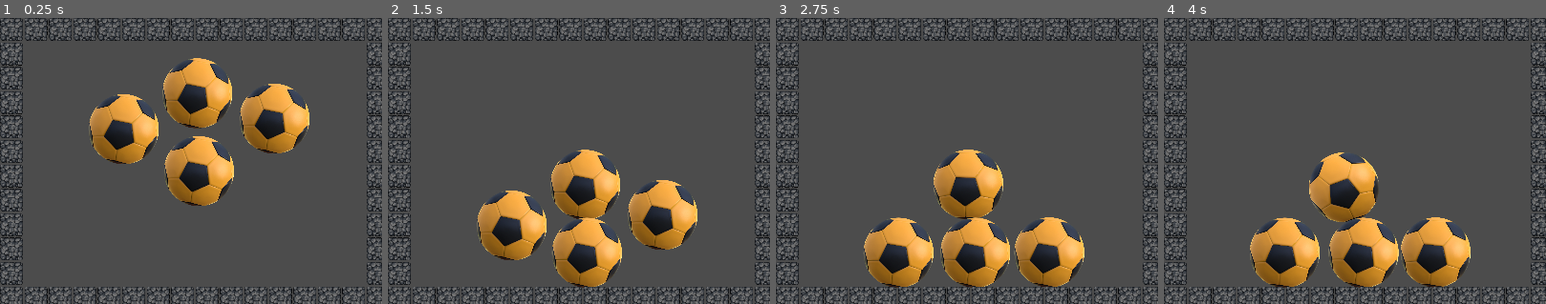
Above: before the commit, frames 1-4 (left to right).
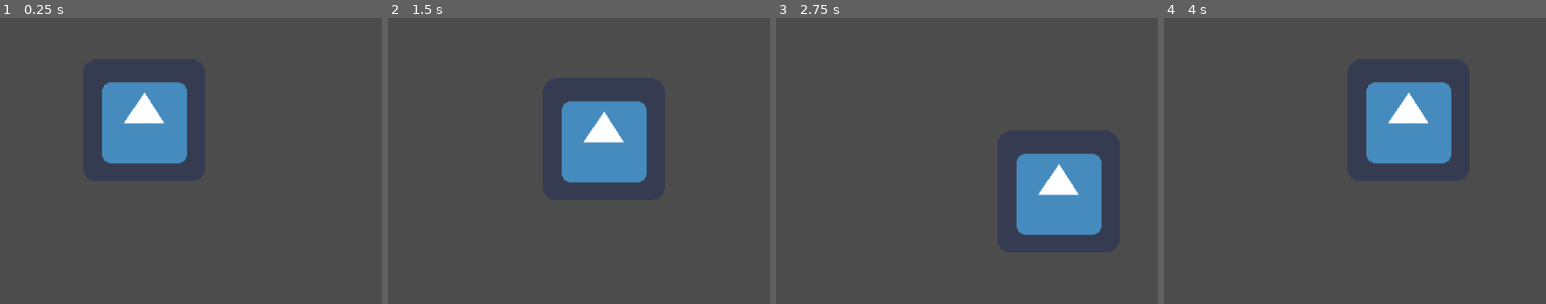
Above: after the commit, the same moments.

Repository: bug-meister-production/godot-1
Game: Godot game, scene res://main.tscn
Two runs of this game, one before a commit and one after it. Both use one fixed random seed, a clock stepped at 60 frames per second and the inputs below. The engine's default icon, where the game draws it, is replaced by a stand-in: a white triangle on a blue panel in a dark square.
Inputs:
- Up to frame 1 (0.25 s): no input
- Up to frame 2 (1.5 s): hold Right (ui_right) 0.53-1.28 s; hold Down (ui_down) from 1.28 s (still down)
- Up to frame 3 (2.75 s): release Down (ui_down) at 2.03 s; hold Right (ui_right) from 2.03 s (still down)
- Up to frame 4 (4 s): release Right (ui_right) at 2.78 s; hold Up (ui_up) 2.78-3.53 s; hold Left (ui_left) from 3.53 s (still down)

The runs differ from the first frame. In frame 1, 26% of the frame differs, in the area x 0-100%, y 0-100%; in frame 2, 29%; in frame 3, 30%; in frame 4, 30%.

Commit message:
bug with hero

Diff:
--- /dev/null
+++ b/KinematicBody2D.gd
@@ -0,0 +1,38 @@
+extends KinematicBody2D
+
+# class member variables go here, for example:
+# var a = 2
+# var b = "textvar"
+const SPEED = 100
+const GRAV = 10
+
+var vel = Vector2();
+
+func _physics_process(delta):
+	if Input.is_action_pressed('ui_left'):
+		print("ok")
+		vel.x = -SPEED
+	elif Input.is_action_pressed('ui_right'):
+		vel.x = SPEED
+	else:
+		vel.x = 0
+
+	if Input.is_action_pressed('ui_up'):
+		vel.y = -SPEED
+	elif Input.is_action_pressed('ui_down'):
+		vel.y = SPEED
+	else:
+		vel.y = 0
+
+	move_and_slide(vel)
+	pass
+
+func _ready():
+	# Called when the node is added to the scene for the first time.
+	# Initialization here
+	pass
+
+#func _process(delta):
+#	# Called every frame. Delta is time since last frame.
+#	# Update game logic here.
+#	pass
--- a/ball.tscn
+++ b/ball.tscn
@@ -8,7 +8,7 @@
 custom_solver_bias = 0.0
 radius = 10.0
 
-[node name="ball" type="RigidBody2D" index="0"]
+[node name="ball" type="RigidBody2D"]
 
 input_pickable = false
 collision_layer = 1
--- /dev/null
+++ b/delete.tscn
@@ -0,0 +1,9 @@
+[gd_scene load_steps=2 format=2]
+
+[ext_resource path="res://hero.tscn" type="PackedScene" id=1]
+
+[node name="Node2D" type="Node2D"]
+
+[node name="Node2D" parent="." index="0" instance=ExtResource( 1 )]
+
+position = Vector2( 58.9483, 22.4429 )
--- /dev/null
+++ b/hero.tscn
@@ -0,0 +1,30 @@
+[gd_scene load_steps=4 format=2]
+
+[ext_resource path="res://KinematicBody2D.gd" type="Script" id=1]
+[ext_resource path="res://icon.png" type="Texture" id=2]
+
+[sub_resource type="RectangleShape2D" id=1]
+
+custom_solver_bias = 0.0
+extents = Vector2( 10, 10 )
+
+[node name="Node2D" type="Node2D"]
+
+[node name="KinematicBody2D" type="KinematicBody2D" parent="." index="0"]
+
+input_pickable = false
+collision_layer = 1
+collision_mask = 1
+collision/safe_margin = 0.08
+script = ExtResource( 1 )
+
+[node name="icon" type="Sprite" parent="KinematicBody2D" index="0"]
+
+position = Vector2( 1.43016, 7.97571 )
+texture = ExtResource( 2 )
+
+[node name="CollisionShape2D" type="CollisionShape2D" parent="KinematicBody2D" index="1"]
+
+position = Vector2( 1.55217, 8.0647 )
+scale = Vector2( 6.36475, 6.30219 )
+shape = SubResource( 1 )
--- a/main.tscn
+++ b/main.tscn
@@ -1,24 +1,35 @@
-[gd_scene load_steps=3 format=2]
+[gd_scene load_steps=4 format=2]
 
-[ext_resource path="res://ball.tscn" type="PackedScene" id=1]
-[ext_resource path="res://wall.tscn" type="PackedScene" id=2]
+[ext_resource path="res://hero.tscn" type="PackedScene" id=1]
+[ext_resource path="res://ball.tscn" type="PackedScene" id=2]
+[ext_resource path="res://wall.tscn" type="PackedScene" id=3]
 
-[node name="Node2D" type="Node2D"]
+[node name="Node2D" type="Node2D" index="0"]
 
-[node name="KinematicBody2D" parent="." index="0" instance=ExtResource( 1 )]
+[node name="hero" parent="." index="0" instance=ExtResource( 1 )]
 
+position = Vector2( 149.42, 99.5112 )
+
+[node name="KinematicBody2D" parent="." index="1" instance=ExtResource( 2 )]
+
+visible = false
 position = Vector2( 129.529, 113.771 )
 
-[node name="KinematicBody2D2" parent="." index="1" instance=ExtResource( 1 )]
+[node name="KinematicBody2D2" parent="." index="2" instance=ExtResource( 2 )]
 
+visible = false
 position = Vector2( 206.56, 76.1209 )
 
-[node name="KinematicBody2D3" parent="." index="2" instance=ExtResource( 1 )]
+[node name="KinematicBody2D3" parent="." index="3" instance=ExtResource( 2 )]
 
+visible = false
 position = Vector2( 287.407, 102.758 )
 
-[node name="KinematicBody2D4" parent="." index="3" instance=ExtResource( 1 )]
+[node name="KinematicBody2D4" parent="." index="4" instance=ExtResource( 2 )]
 
+visible = false
 position = Vector2( 208.297, 157.791 )
 
-[node name="Node2D" parent="." index="4" instance=ExtResource( 2 )]
+[node name="tiles" parent="." index="5" instance=ExtResource( 3 )]
+
+visible = false
--- a/wall.tscn
+++ b/wall.tscn
@@ -36,6 +36,7 @@
 
 [node name="StaticBody2D" type="StaticBody2D" parent="." index="1"]
 
+visible = false
 input_pickable = false
 collision_layer = 1
 collision_mask = 1
@@ -46,24 +47,28 @@
 
 [node name="CollisionShape2D" type="CollisionShape2D" parent="StaticBody2D" index="0"]
 
+visible = false
 position = Vector2( 204.422, 295.776 )
 scale = Vector2( 17.1561, 4.86195 )
 shape = SubResource( 1 )
 
 [node name="CollisionShape2D2" type="CollisionShape2D" parent="StaticBody2D" index="1"]
 
+visible = false
 position = Vector2( 204.422, 13.1748 )
 scale = Vector2( 17.1561, 4.86195 )
 shape = SubResource( 1 )
 
 [node name="CollisionShape2D3" type="CollisionShape2D" parent="StaticBody2D" index="2"]
 
+visible = false
 position = Vector2( 12.3838, 158.381 )
 scale = Vector2( 0.988132, 47.6419 )
 shape = SubResource( 1 )
 
 [node name="CollisionShape2D4" type="CollisionShape2D" parent="StaticBody2D" index="3"]
 
+visible = false
 position = Vector2( 396.536, 153.638 )
 scale = Vector2( 0.988132, 47.6419 )
 shape = SubResource( 1 )
